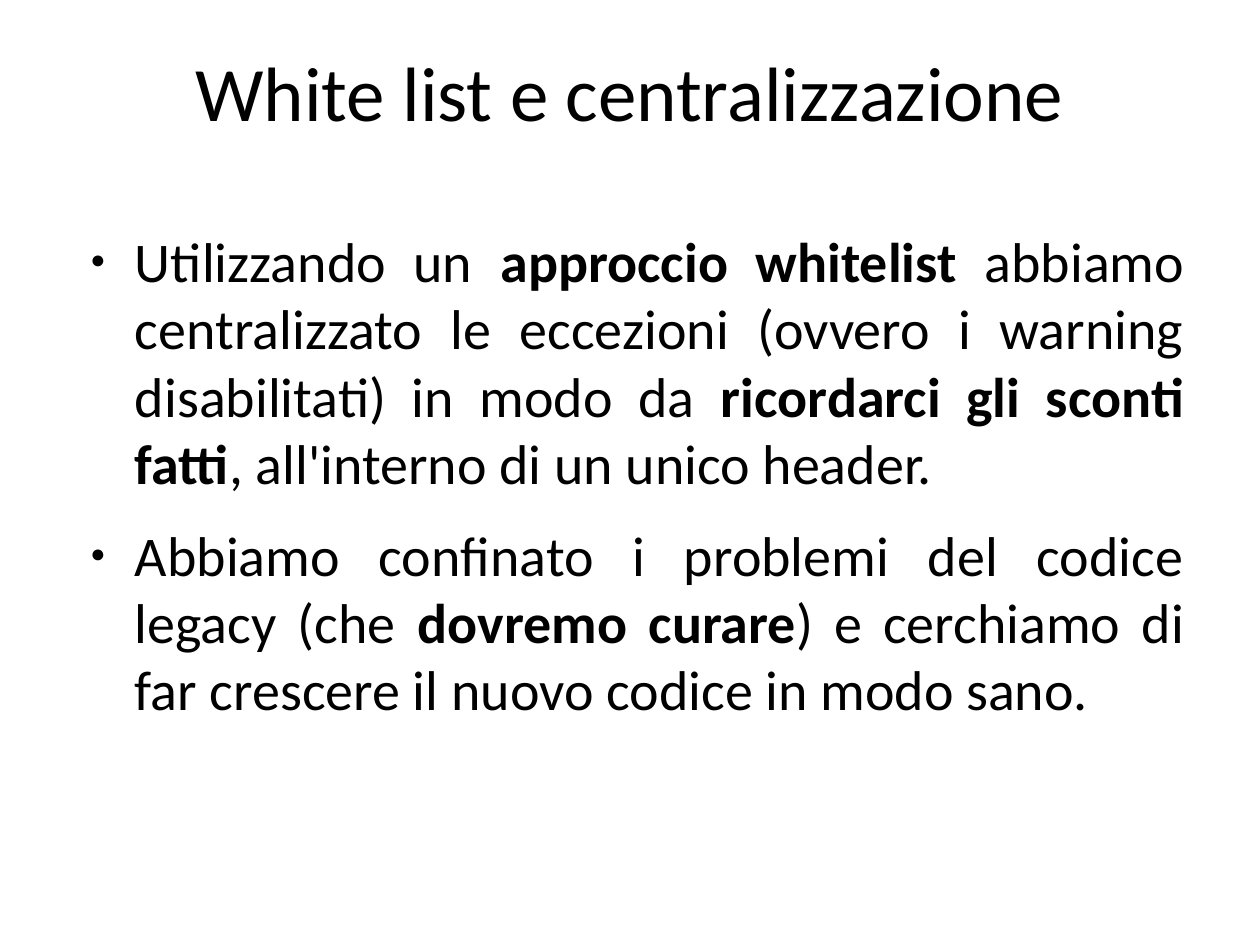
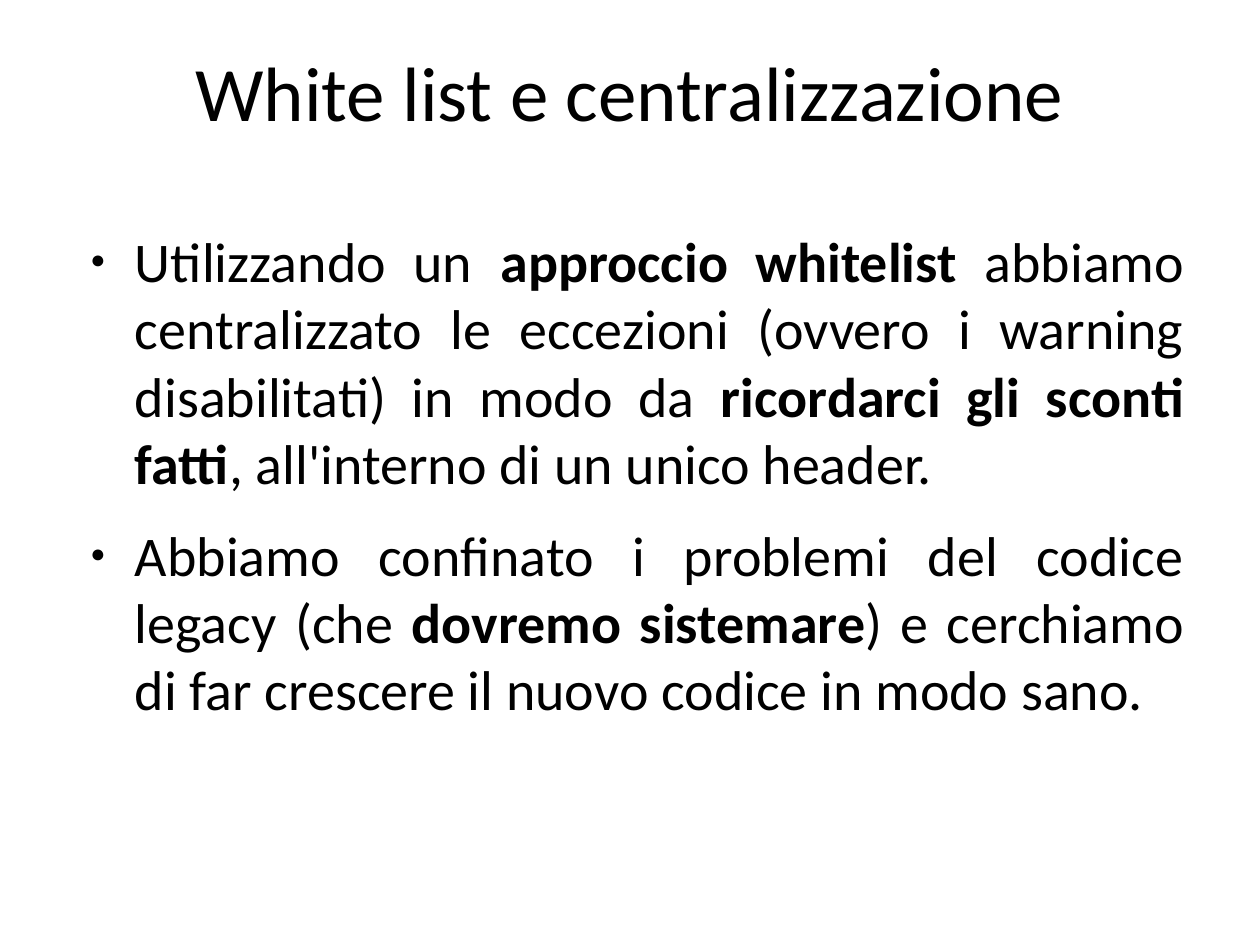
Before and after one commit to guidop/CDays14, a slide deck: slide 19 of CDays14.odp (slide 38 before the commit). Drawn at 1260x945 pixels with LibreOffice and Linux fonts; fonts in the diff are those of the drawing. Boxes give left, top, right and bottom in pixels: in the first picture for what was removed or moved away, otherwise in the second. Text is boxed around its words. In the diff, an @@ line names an element or a change of style, - is before the commit and + after.

```diff
--- a/CDays14.odp
+++ b/CDays14.odp
@@ text at [135,537,1184,711]: text changed @@
-● Abbiamo confinato i problemi del codice legacy (che dovremo curare) e cerchiamo di far crescere il nuovo codice in modo sano.
+● Abbiamo confinato i problemi del codice legacy (che dovremo sistemare) e cerchiamo di far crescere il nuovo codice in modo sano.
```
Also in this commit, not shown: 4 other slides changed, 12 slides added, 27 slides removed, 10 other files.
